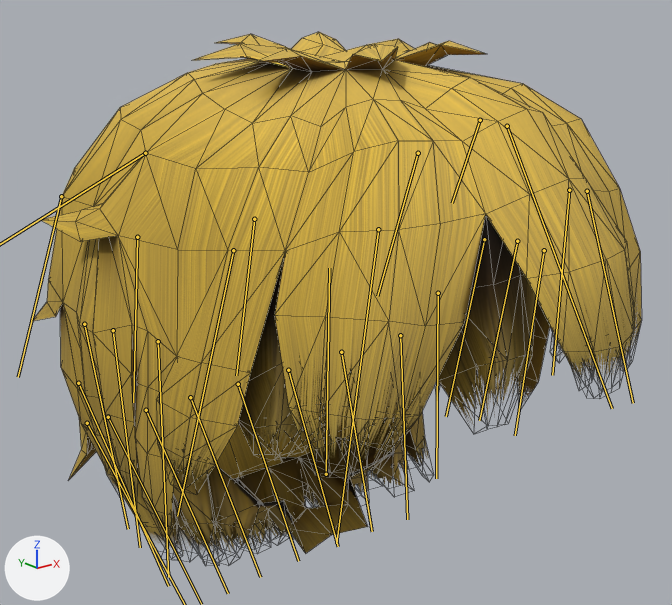
Before and after pictures for a commit that changed the glTF model data/chars/hair_boy/hair_home.gltf.
Before and after are seen from a 50 mm camera at (-0.399, -0.512, 0.342) aimed at (0.003, -0.008, 0.14). The axes (+X, +Y, +Z) are drawn at lower left. The lights are the same throughout. Both versions are drawn at frame 316 of the action 'GAME.BOY_HOME.SEAT_WITH_PC.WORKING'; the numbers are the values there. The bones that bend it are drawn over the model as lines. Mesh edges are drawn as thin lines.

Names of what the first picture shows: 'hair.boy'.
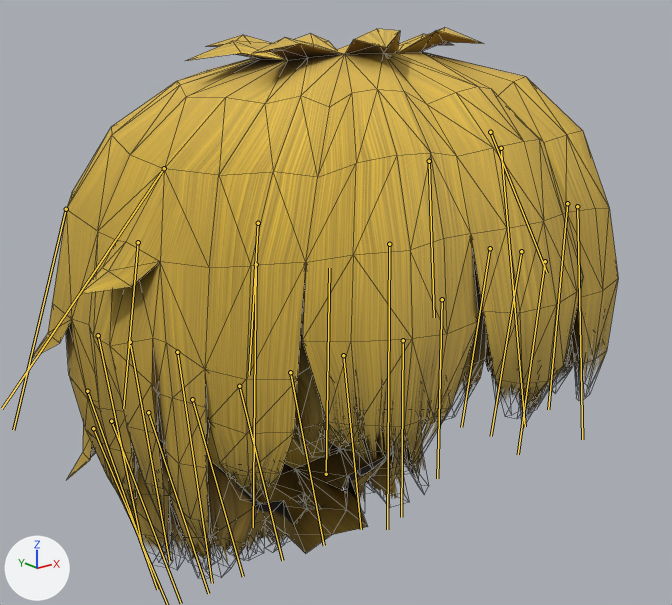
Commit message: fix animation GAME.BOY_HOME.SEAT_WITH_PC.WORKING transitions

The change in detail:
Bone 'Front.001' (bone_front_001) moves from (0.001, -0.002, -0.001) to (0.0, 0.009, 0.005).
Bone 'Front.001' (bone_front_001) turns from (-11, -1, -4) to (8, 0, -3) degrees about its own x, y and z.
Bone 'Front.002.R' (bone_front_002_r) moves from (-0.008, 0.0, 0.0) to (-0.001, 0.008, 0.006).
Bone 'Front.002.R' (bone_front_002_r) turns from (-4, 2, 11) to (7, 0, 2) degrees about its own x, y and z.
Bone 'Front.002.L' (bone_front_002_l) moves from (0.01, 0.0, 0.0) to (0.002, 0.008, 0.006).
Bone 'Front.002.L' (bone_front_002_l) turns from (-4, -3, -16) to (5, 0, -7) degrees about its own x, y and z.
Bone 'Front.003.R' (bone_front_003_r) moves from (-0.013, 0.0, 0.0) to (-0.002, 0.008, 0.005).
Bone 'Front.003.R' (bone_front_003_r) turns from (0, 3, 13) to (6, 0, 3) degrees about its own x, y and z.
Bone 'Front.003.L' (bone_front_003_l) moves from (0.014, 0.001, 0.0) to (0.003, 0.008, 0.005).
Bone 'Front.003.L' (bone_front_003_l) turns from (-2, -4, -15) to (2, 0, -6) degrees about its own x, y and z.
Bone 'Side.001.L' (bone_side_001_l) moves from (0.012, 0.0, -0.001) to (0.004, 0.007, 0.004).
Bone 'Side.001.L' (bone_side_001_l) turns from (-5, -3, -10) to (-3, -1, -6) degrees about its own x, y and z.
Bone 'Side.001.R' (bone_side_001_r) moves from (-0.012, 0.0, -0.002) to (-0.004, 0.007, 0.004).
Bone 'Side.001.R' (bone_side_001_r) turns from (-2, 3, 9) to (2, 0, 6) degrees about its own x, y and z.
Bone 'Side.002.R' (bone_side_002_r) moves from (-0.012, 0.0, 0.0) to (-0.003, 0.007, 0.005).
Bone 'Side.002.R' (bone_side_002_r) turns from (0, 3, 9) to (2, 0, 5) degrees about its own x, y and z.
Bone 'Side.002.L' (bone_side_002_l) moves from (0.012, 0.0, 0.001) to (0.002, 0.007, 0.005).
Bone 'Side.002.L' (bone_side_002_l) turns from (-2, -3, -9) to (-3, -1, -6) degrees about its own x, y and z.
Bone 'Side.003.R' (bone_side_003_r) moves from (-0.012, 0.0, 0.0) to (-0.003, 0.007, 0.004).
Bone 'Side.003.R' (bone_side_003_r) turns from (1, 2, 7) to (1, 0, 5) degrees about its own x, y and z.
Bone 'Side.003.L' (bone_side_003_l) moves from (0.012, 0.001, 0.0) to (0.002, 0.007, 0.004).
Bone 'Side.003.L' (bone_side_003_l) turns from (-1, -2, -6) to (-4, -1, -4) degrees about its own x, y and z.
Bone 'Side.004.R' (bone_side_004_r) moves from (-0.007, -0.002, 0.004) to (-0.001, 0.005, 0.005).
Bone 'Side.004.R' (bone_side_004_r) turns from (2, 1, 6) to (1, 1, 13) degrees about its own x, y and z.
Bone 'Side.004.L' (bone_side_004_l) moves from (0.007, -0.001, 0.004) to (0.001, 0.005, 0.004).
Bone 'Side.004.L' (bone_side_004_l) turns from (-1, -1, -5) to (-6, -1, -13) degrees about its own x, y and z.
Bone 'Back.001.R' (bone_back_001_r) moves from (-0.005, 0.0, 0.001) to (-0.002, 0.005, 0.004).
Bone 'Back.001.R' (bone_back_001_r) turns from (0, 1, 2) to (-5, 1, 11) degrees about its own x, y and z.
Bone 'Back.001.L' (bone_back_001_l) moves from (0.005, 0.0, 0.002) to (0.001, 0.005, 0.004).
Bone 'Back.001.L' (bone_back_001_l) turns from (-2, -1, 0) to (-11, -1, -8) degrees about its own x, y and z.
Bone 'Back.002.R' (bone_back_002_r) moves from (-0.003, 0.001, 0.001) to (-0.002, 0.004, 0.003).
Bone 'Back.002.R' (bone_back_002_r) turns from (1, 0, 1) to (-10, 1, 8) degrees about its own x, y and z.
Bone 'Back.002.L' (bone_back_002_l) moves from (0.003, 0.001, 0.001) to (0.002, 0.005, 0.003).
Bone 'Back.002.L' (bone_back_002_l) turns from (0, -1, 1) to (-13, 0, -3) degrees about its own x, y and z.
Bone 'Back.003.R' (bone_back_003_r) moves from (-0.001, 0.002, 0.001) to (-0.001, 0.004, 0.002).
Bone 'Back.003.R' (bone_back_003_r) turns from (2, 0, 1) to (-11, 1, 7) degrees about its own x, y and z.
Bone 'Back.003.L' (bone_back_003_l) moves from (0.002, 0.002, 0.001) to (0.001, 0.004, 0.002).
Bone 'Back.003.L' (bone_back_003_l) turns from (1, 0, 1) to (-13, 0, -1) degrees about its own x, y and z.
Bone 'Back.004.R' (bone_back_004_r) moves from (0.0, 0.002, 0.001) to (-0.001, 0.004, 0.002).
Bone 'Back.004.R' (bone_back_004_r) turns from (2, 0, 1) to (-12, 1, 4) degrees about its own x, y and z.
Bone 'Back.004.L' (bone_back_004_l) moves from (0.001, 0.002, 0.001) to (0.0, 0.004, 0.002).
Bone 'Back.004.L' (bone_back_004_l) turns from (2, 0, 1) to (-13, 0, 1) degrees about its own x, y and z.
Bone 'Tail.001.R' (bone_tail_001_r) moves from (-0.018, 0.001, -0.002) to (-0.004, 0.003, 0.008).
Bone 'Tail.001.R' (bone_tail_001_r) turns from (-2, 4, 47) to (9, -1, 10) degrees about its own x, y and z.
Bone 'Tail.001.L' (bone_tail_001_l) moves from (0.018, 0.001, -0.002) to (0.004, 0.003, 0.008).
Bone 'Tail.001.L' (bone_tail_001_l) turns from (0, -3, -44) to (10, 1, -9) degrees about its own x, y and z.
Bone 'Tail.002.R' (bone_tail_002_r) moves from (-0.013, 0.001, 0.004) to (-0.002, 0.006, 0.007).
Bone 'Tail.002.R' (bone_tail_002_r) turns from (8, 1, 22) to (6, 0, 5) degrees about its own x, y and z.
Bone 'Tail.002.L' (bone_tail_002_l) moves from (0.013, 0.001, 0.004) to (0.001, 0.006, 0.007).
Bone 'Tail.002.L' (bone_tail_002_l) turns from (9, -1, -20) to (6, 0, -3) degrees about its own x, y and z.
Bone 'Tail.003.R' (bone_tail_003_r) moves from (-0.004, 0.002, 0.002) to (-0.002, 0.004, 0.006).
Bone 'Tail.003.R' (bone_tail_003_r) turns from (4, 0, 5) to (2, 0, 2) degrees about its own x, y and z.
Bone 'Tail.003.L' (bone_tail_003_l) moves from (0.003, 0.002, 0.002) to (0.001, 0.005, 0.006).
Bone 'Tail.003.L' (bone_tail_003_l) turns from (4, 0, -4) to (2, 0, 0) degrees about its own x, y and z.

Pixel boxes (x1, y1, x2, y2) of what changed, in the pictures (672 x 605 px):
'hair.boy', posed
    before: (32, 32, 642, 556)
    after: (31, 28, 618, 566)
bone 'Front.001', root to tip
    before: (507, 126) to (612, 408)
    after: (501, 148) to (525, 426)
bone 'Front.002.R', root to tip
    before: (378, 229) to (336, 543)
    after: (389, 244) to (387, 529)
bone 'Front.002.L', root to tip
    before: (587, 191) to (633, 403)
    after: (577, 206) to (582, 439)
bone 'Front.003.R', root to tip
    before: (233, 250) to (177, 516)
    after: (256, 264) to (253, 527)
bone 'Front.003.L', root to tip
    before: (569, 190) to (552, 375)
    after: (567, 203) to (548, 409)
bone 'Side.001.L', root to tip
    before: (544, 250) to (515, 435)
    after: (545, 261) to (518, 454)
bone 'Side.001.R', root to tip
    before: (158, 341) to (168, 577)
    after: (177, 352) to (212, 583)
bone 'Side.002.R', root to tip
    before: (113, 330) to (140, 547)
    after: (130, 342) to (169, 561)
bone 'Side.002.L', root to tip
    before: (517, 241) to (479, 420)
    after: (521, 251) to (491, 436)
bone 'Side.003.R', root to tip
    before: (84, 324) to (128, 529)
    after: (98, 335) to (142, 545)
bone 'Side.003.L', root to tip
    before: (484, 239) to (446, 416)
    after: (490, 248) to (461, 427)
bone 'Side.004.R', root to tip
    before: (78, 383) to (168, 586)
    after: (87, 391) to (157, 589)
bone 'Side.004.L', root to tip
    before: (438, 293) to (436, 478)
    after: (442, 299) to (437, 478)
bone 'Back.001.L', root to tip
    before: (400, 335) to (407, 519)
    after: (403, 340) to (401, 517)
bone 'Back.002.R', root to tip
    before: (108, 417) to (201, 604)
    after: (111, 421) to (181, 603)
bone 'Back.002.L', root to tip
    before: (341, 352) to (372, 531)
    after: (343, 355) to (361, 529)
bone 'Back.003.R', root to tip
    before: (146, 410) to (228, 593)
    after: (148, 412) to (208, 593)
bone 'Back.003.L', root to tip
    before: (288, 370) to (338, 546)
    after: (290, 372) to (324, 545)
bone 'Back.004.R', root to tip
    before: (190, 397) to (260, 577)
    after: (192, 399) to (243, 576)
bone 'Back.004.L', root to tip
    before: (238, 384) to (298, 561)
    after: (239, 386) to (282, 560)
bone 'Tail.001.L', root to tip
    before: (480, 120) to (452, 203)
    after: (490, 132) to (547, 273)
bone 'Tail.002.R', root to tip
    before: (61, 196) to (18, 377)
    after: (66, 209) to (13, 430)
bone 'Tail.002.L', root to tip
    before: (418, 153) to (377, 296)
    after: (429, 161) to (434, 317)
bone 'Tail.003.R', root to tip
    before: (137, 237) to (133, 402)
    after: (138, 242) to (123, 408)
bone 'Tail.003.L', root to tip
    before: (254, 219) to (236, 375)
    after: (258, 223) to (249, 375)
